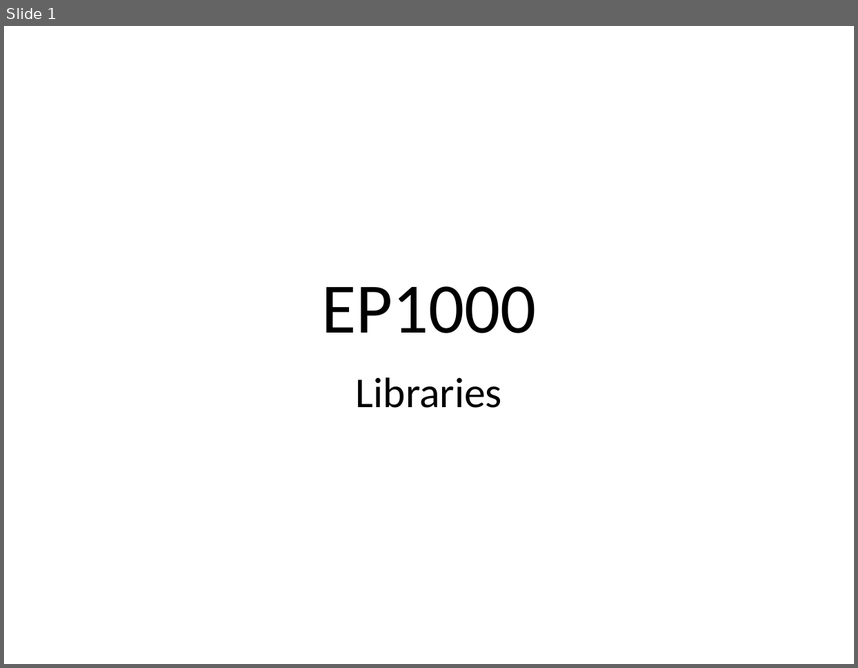
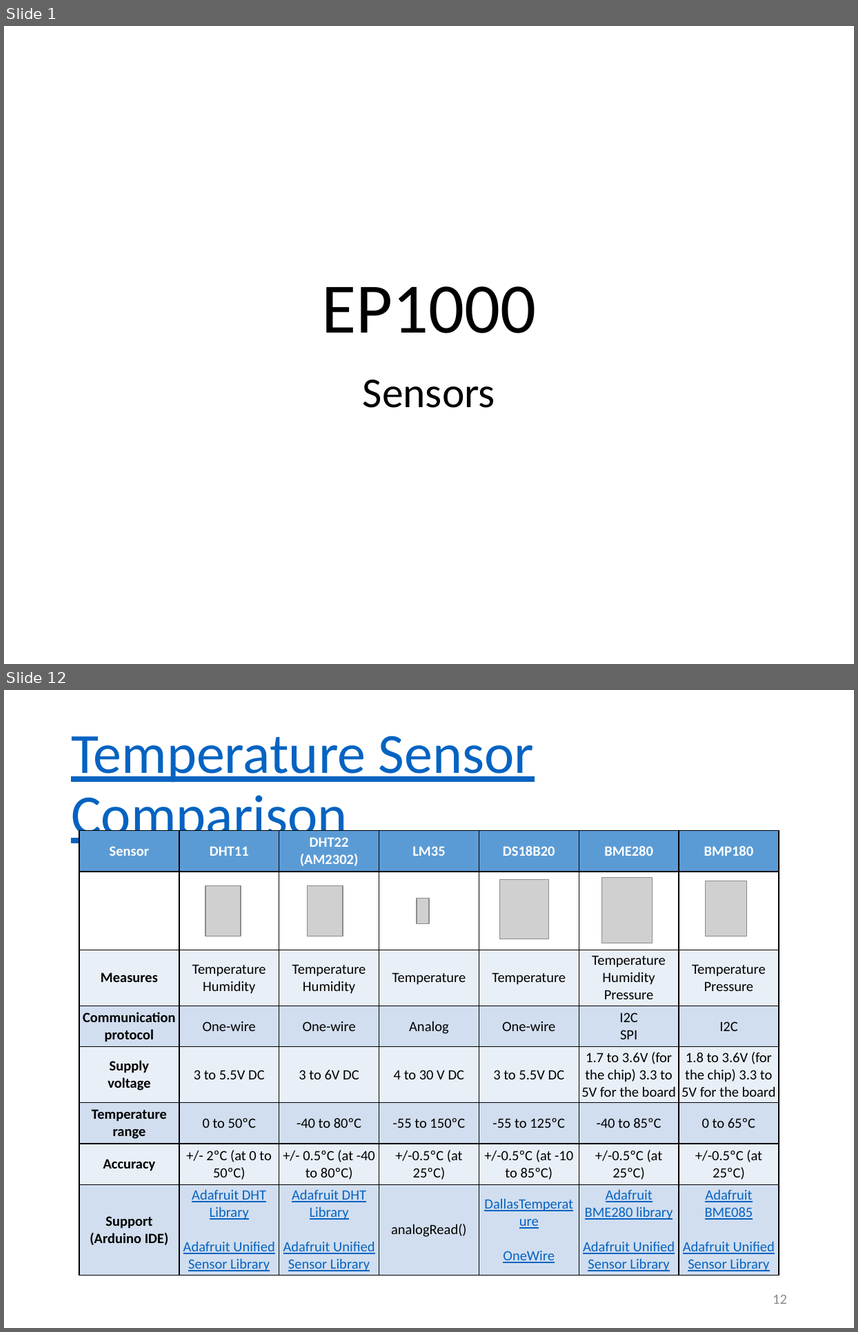
Before and after one commit to RDorville/digfab, a slide deck: presentations/ep1000_sensors/ep1000_sensors.pptx. Shown one above the other, each under a label of ours: slide 1 before the commit, slides 1 and 12 after it; the slides between them are not shown. The pictures are 858x668 and 858x1332 pixels, drawn with LibreOffice and Linux fonts; fonts in the diff are those of the drawing; grey boxes stand for pictures; background and template pictures are left out. Boxes give left, top, right and bottom in pixels: in the first picture for what was removed or moved away, otherwise in the second. Text is boxed around its words. In the diff, an @@ line names an element or a change of style, - is before the commit and + after.

Commit message:
added ep1000 sensors

```diff
--- a/presentations/ep1000_sensors/ep1000_sensors.pptx
+++ b/presentations/ep1000_sensors/ep1000_sensors.pptx
@@ slide 12 added at [4,690,854,1328], background #FFFFFF @@
@@ title added at [71,736,535,847], 48 pt, text #0563C1, underline @@
+Temperature Sensor Comparison
@@ table added at [80,830,782,1274], 8 rows, 7 columns @@
+Sensor | DHT11 | DHT22 (AM2302) | LM35 | DS18B20 | BME280 | BMP180
+ |  |  |  |  |  | 
+Measures | Temperature Humidity | Temperature Humidity | Temperature | Temperature | Temperature Humidity Pressure | Temperature Pressure
+Communication protocol | One-wire | One-wire | Analog | One-wire | I2C SPI | I2C
+Supply voltage | 3 to 5.5V DC | 3 to 6V DC | 4 to 30 V DC | 3 to 5.5V DC | 1.7 to 3.6V (for the chip) 3.3 to 5V for the board | 1.8 to 3.6V (for the chip) 3.3 to 5V for the board
+Temperature range | 0 to 50ºC | -40 to 80ºC | -55 to 150ºC | -55 to 125ºC | -40 to 85ºC | 0 to 65ºC
+Accuracy | +/- 2ºC (at 0 to 50ºC) | +/- 0.5ºC (at -40 to 80ºC) | +/-0.5ºC (at 25ºC) | +/-0.5ºC (at -10 to 85ºC) | +/-0.5ºC (at 25ºC) | +/-0.5ºC (at 25ºC)
+Support (Arduino IDE) | Adafruit DHT Library Adafruit Unified Sensor Library | Adafruit DHT Library Adafruit Unified Sensor Library | analogRead() | DallasTemperature OneWire | Adafruit BME280 library Adafruit Unified Sensor Library | Adafruit BME085 Adafruit Unified Sensor Library
@@ group added at [205,877,747,943]: 6 pictures @@
@@ page number added at [773,1294,787,1303], 12 pt, text #8C8C8C @@
+12
@@ slide 1 changed as well @@
@@ subtitle at [363,379,495,408]: text changed @@
-Libraries
+Sensors
```
Also in this commit, not shown: 2 other slides changed, 12 other slides added, 6 slides removed, 11 other files.
